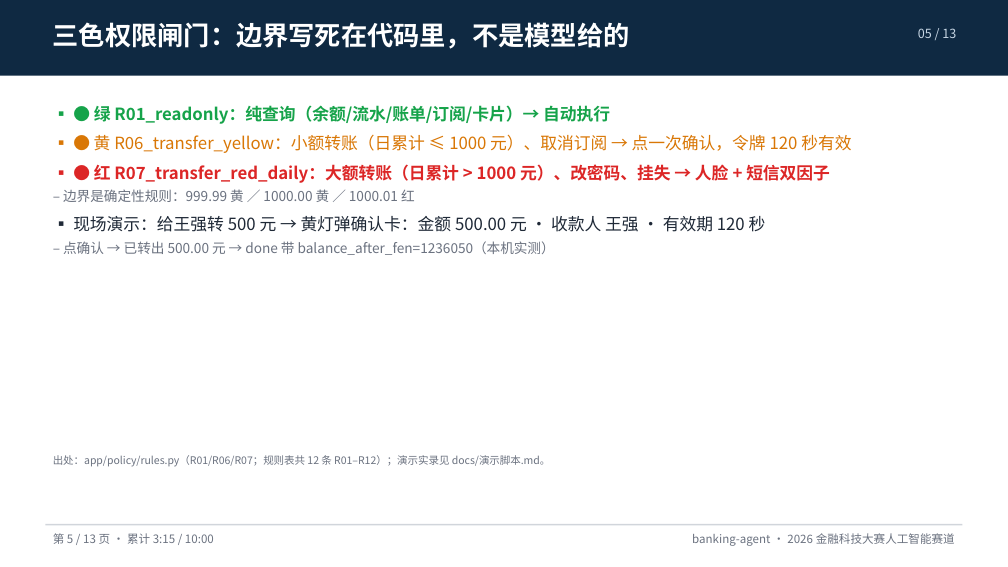
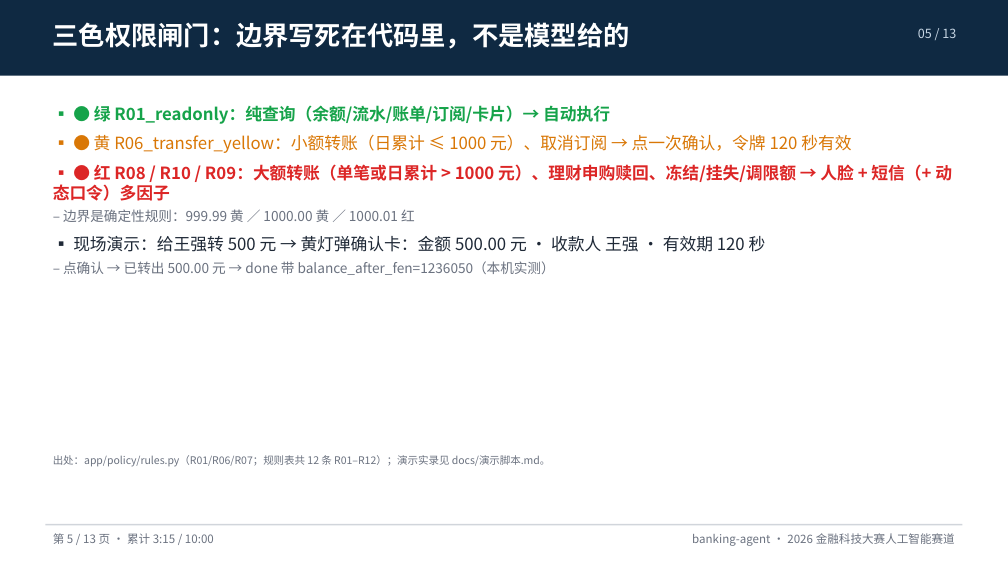
Before and after one commit to peng6yu/banking-agent, a slide deck: slide 5 of docs/交付/答辩PPT.pptx. Drawn at 1008x567 pixels with LibreOffice and Linux fonts; fonts in the diff are those of the drawing. Boxes give left, top, right and bottom in pixels: in the first picture for what was removed or moved away, otherwise in the second. Text is boxed around its words. In the diff, an @@ line names an element or a change of style, - is before the commit and + after.

Commit message:
docs: 场景4 改为完整链路，同步 597 条测试与 19 个工具并重出答辩 PPT
场景表扩到六个场景并标出各自完成度；对照表拆出五件套已实现与销户改密刻意不实现；PPT 更正过期表述（工具 14→19、挂失归 R09 多重验证、删除已修复的订阅取消缺陷）后重新生成。

```diff
--- a/docs/交付/答辩PPT.pptx
+++ b/docs/交付/答辩PPT.pptx
@@ text at (53, 164, 952, 201): text changed @@
-▪ ● 红 R07_transfer_red_daily：大额转账（日累计 > 1000 元）、改密码、挂失 → 人脸 + 短信双因子
+▪ ● 红 R08 / R10 / R09：大额转账（单笔或日累计 > 1000 元）、理财申购赎回、冻结/挂失/调限额 → 人脸 + 短信（+ 动态口令）多因子
```
Also in this commit, not shown: 1 other slide changed, 6 other files.
